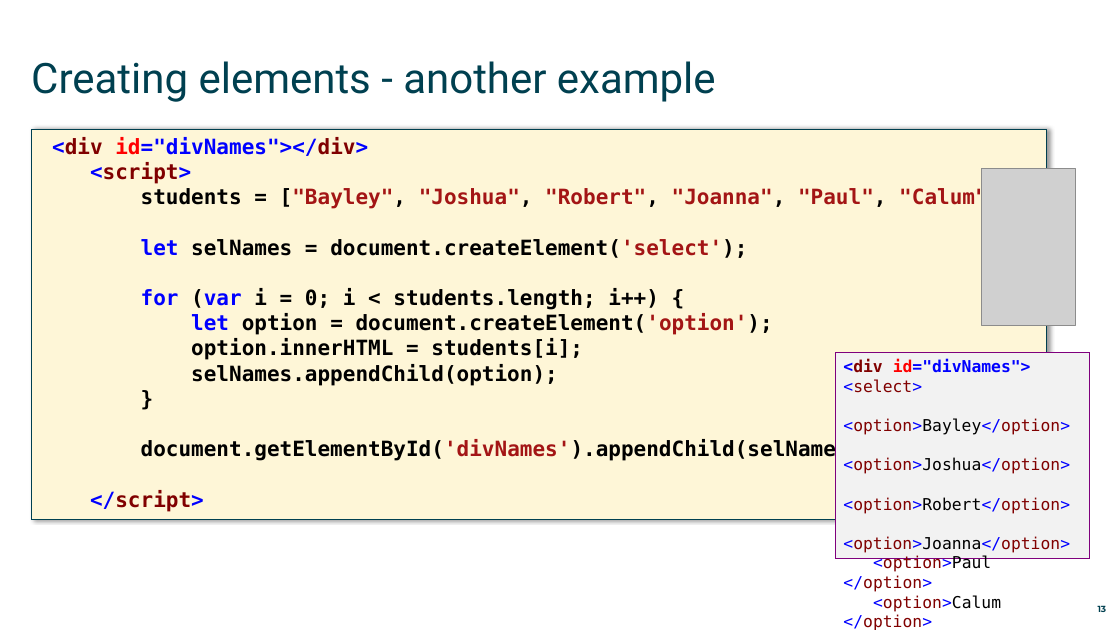
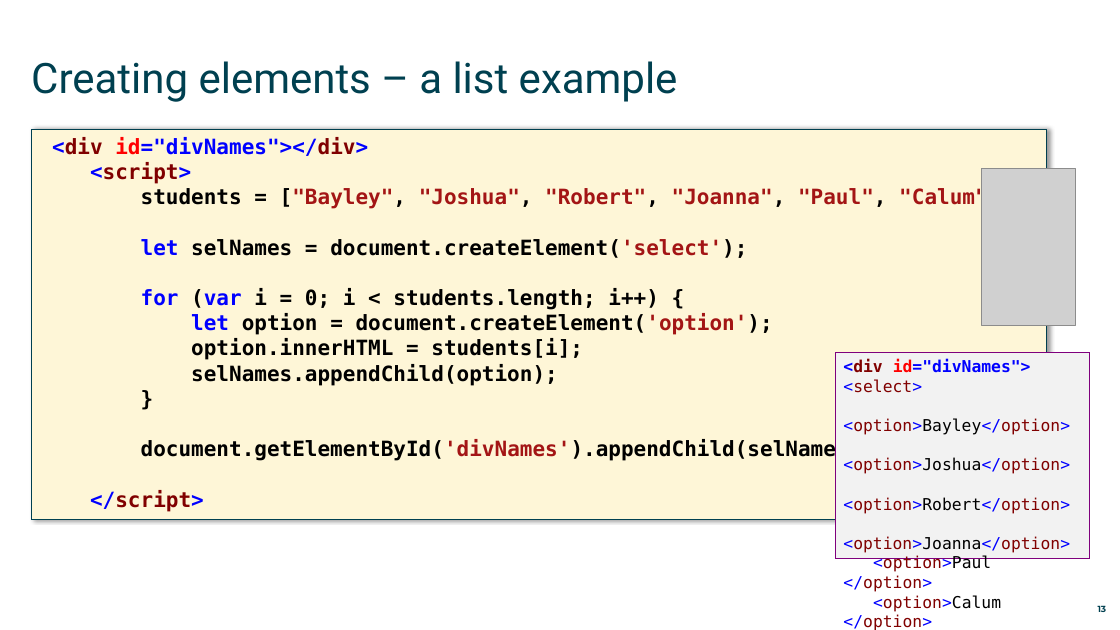
Before and after one commit to mikebaradaran/web_fundamentals, a slide deck: slide 13 of Slides/JavaScript/09 - Accessing DOM elements.pptx. Drawn at 1120x630 pixels with LibreOffice and Linux fonts; fonts in the diff are those of the drawing; grey boxes stand for pictures. Boxes give left, top, right and bottom in pixels: in the first picture for what was removed or moved away, otherwise in the second. Text is boxed around its words. In the diff, an @@ line names an element or a change of style, - is before the commit and + after.

```diff
--- a/Slides/JavaScript/09 - Accessing DOM elements.pptx
+++ b/Slides/JavaScript/09 - Accessing DOM elements.pptx
@@ title at bbox=[31, 61, 678, 102]: text changed @@
-Creating elements - another example
+Creating elements – a list example
```
Also in this commit, not shown: 7 other slides changed, 7 other files.
